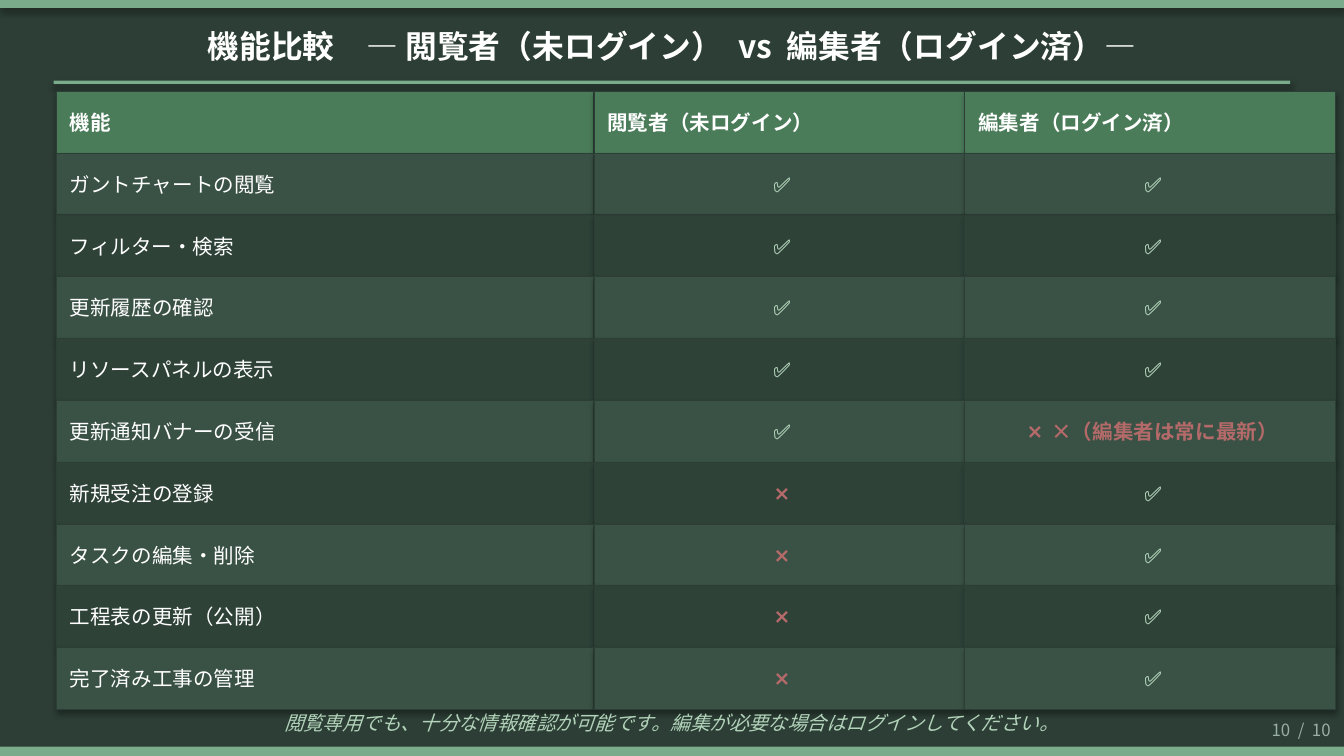
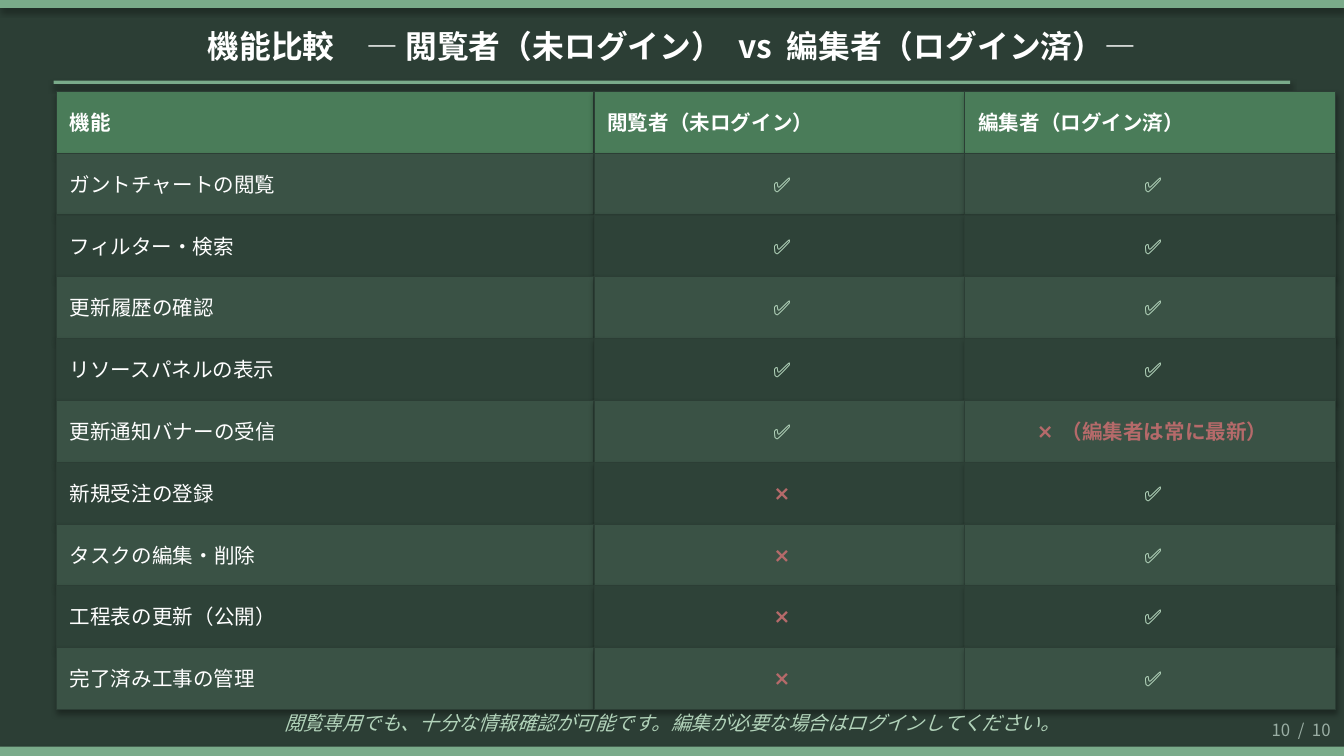
Before and after one commit to kemcokurosaki-oss/gantt-chart, a slide deck: slide 10 of 全体工程表_使い方ガイド（閲覧者向け）_new.pptx. Drawn at 1344x756 pixels with LibreOffice and Linux fonts; fonts in the diff are those of the drawing. Boxes give left, top, right and bottom in pixels: in the first picture for what was removed or moved away, otherwise in the second. Text is boxed around its words. In the diff, an @@ line names an element or a change of style, - is before the commit and + after.

```diff
--- a/全体工程表_使い方ガイド（閲覧者向け）_new.pptx
+++ b/全体工程表_使い方ガイド（閲覧者向け）_new.pptx
@@ text at [1062,421,1268,441]: text changed @@
-❌ ×（編集者は常に最新）
+❌ （編集者は常に最新）
```
Also in this commit, not shown: 4 other slides changed, 1 other file.
